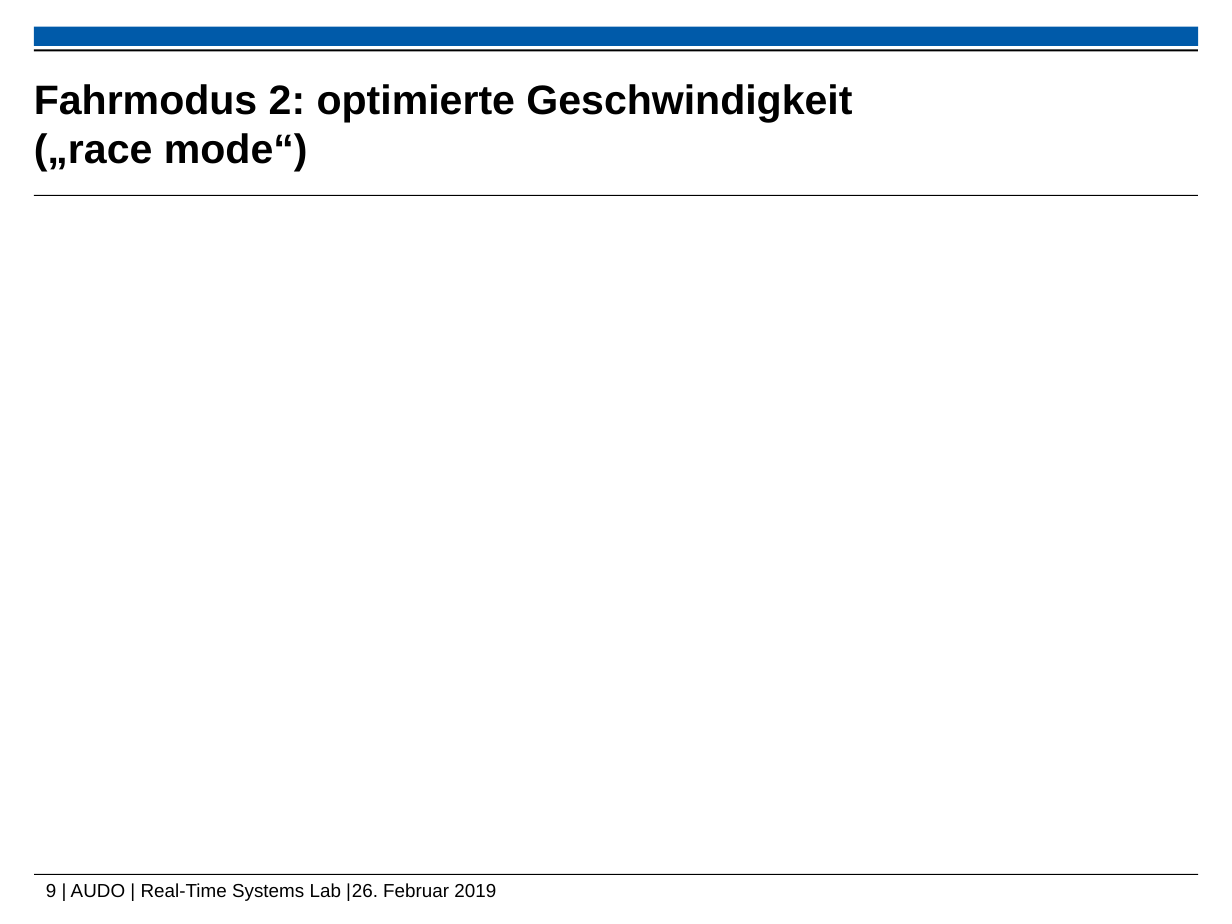
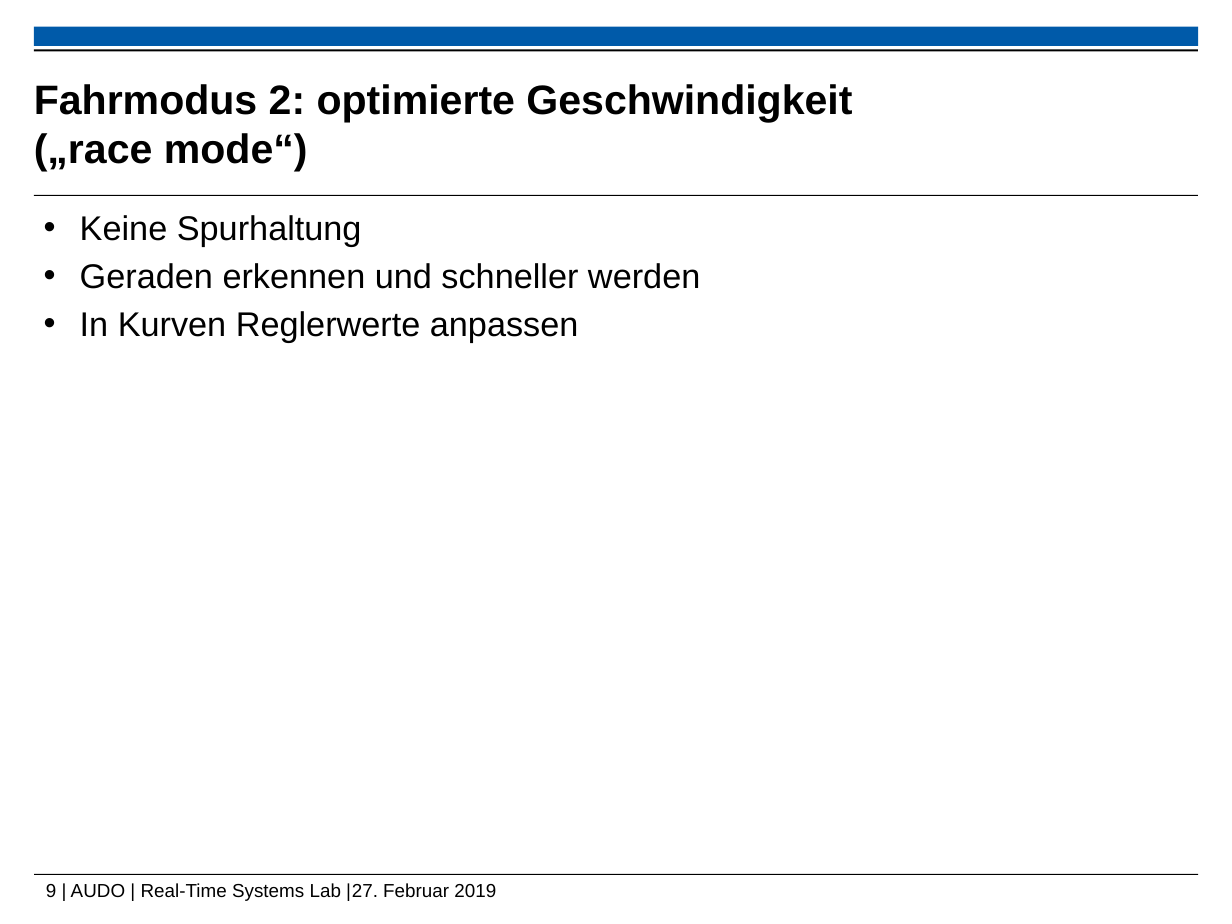
Before and after one commit to ramona3300/AUDO, a slide deck: slide 9 of Dokumente/Präsentationen/Abschlusspräsentation.pptx. Drawn at 1232x924 pixels with LibreOffice and Linux fonts; fonts in the diff are those of the drawing; background and template pictures are left out. Boxes give left, top, right and bottom in pixels: in the first picture for what was removed or moved away, otherwise in the second. Text is boxed around its words. In the diff, an @@ line names an element or a change of style, - is before the commit and + after.

Commit message:
Grundlagen weiter, race_right aufgeräumt

```diff
--- a/Dokumente/Präsentationen/Abschlusspräsentation.pptx
+++ b/Dokumente/Präsentationen/Abschlusspräsentation.pptx
@@ text added at (80, 215, 700, 342), 20 pt, text #000000 @@
+• Keine Spurhaltung
+• Geraden erkennen und schneller werden
+• In Kurven Reglerwerte anpassen
@@ text at (46, 883, 496, 901): text changed @@
-9 | AUDO | Real-Time Systems Lab |26. Februar 2019
+9 | AUDO | Real-Time Systems Lab |27. Februar 2019
```
Also in this commit, not shown: 1 other slide changed, 6 other files.
